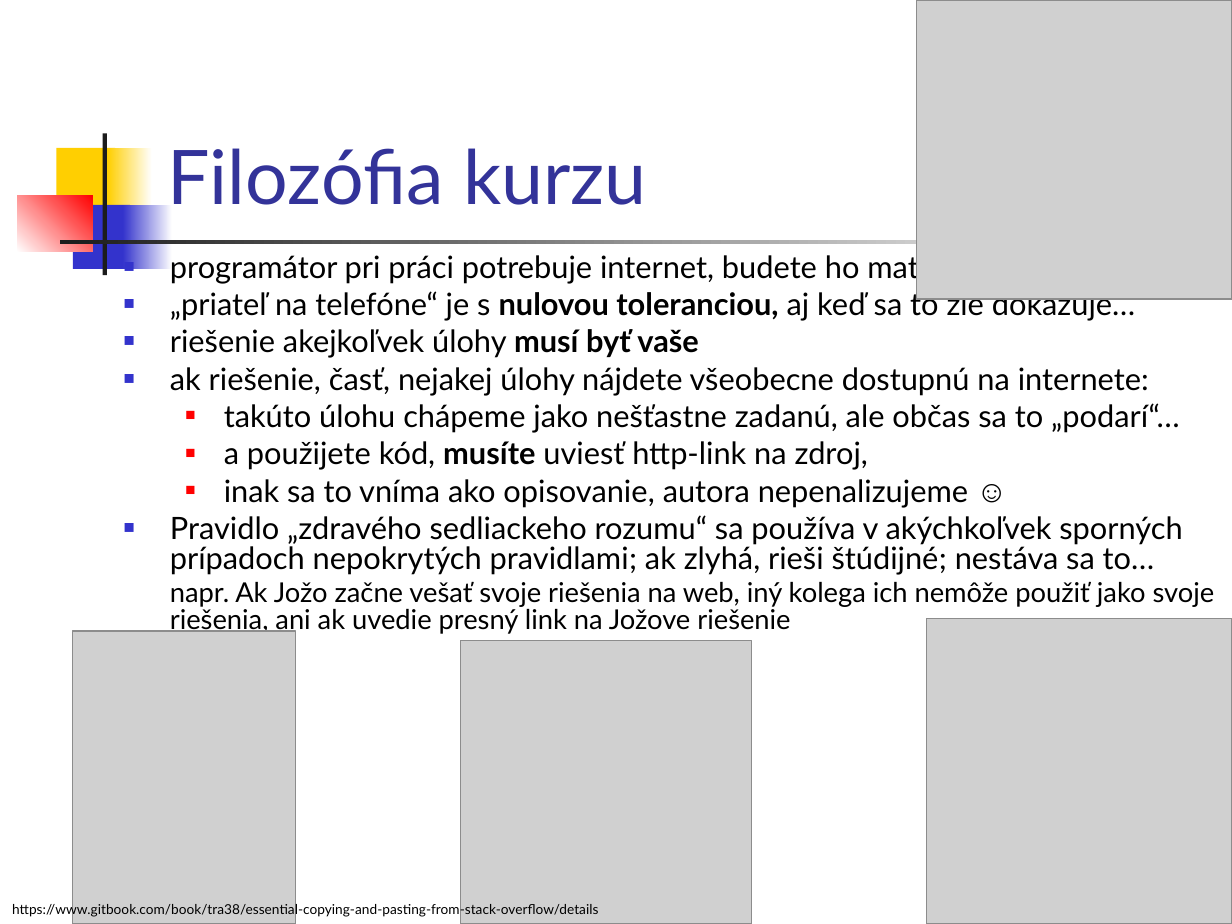
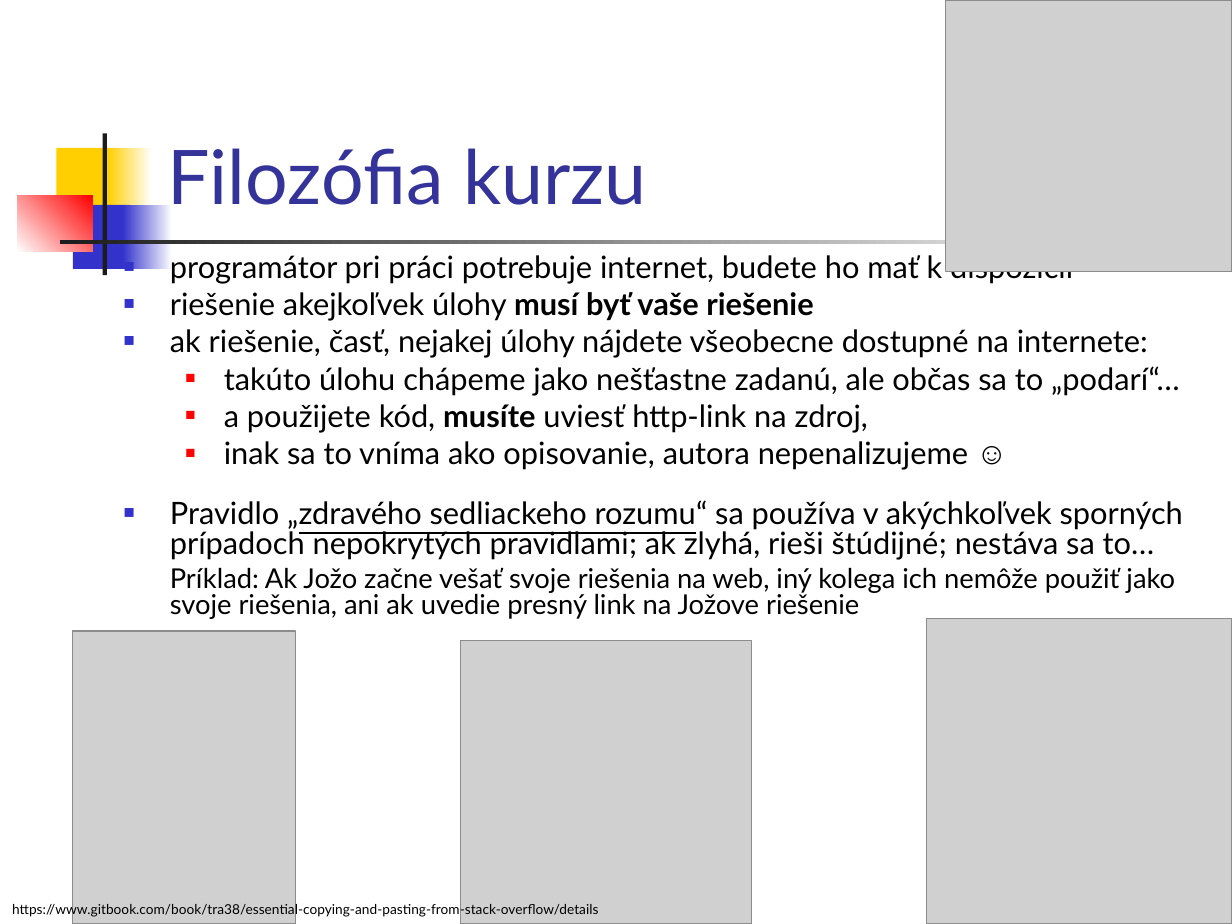
Before and after one commit to Programovanie4/Prednasky, a slide deck: slide 4 of 01/01_java.ppt. Drawn at 1232x924 pixels with LibreOffice and Linux fonts; fonts in the diff are those of the drawing; grey boxes stand for pictures. Boxes give left, top, right and bottom in pixels: in the first picture for what was removed or moved away, otherwise in the second. Text is boxed around its words. In the diff, an @@ line names an element or a change of style, - is before the commit and + after.

```diff
--- a/01/01_java.ppt
+++ b/01/01_java.ppt
@@ picture: place and size @@
-picture at [917,0,1232,299]
+picture at [946,0,1232,271]
@@ text at [170,292,1148,358]: text changed @@
-■ „priateľ na telefóne“ je s nulovou toleranciou, aj keď sa to zle dokazuje…
-■ riešenie akejkoľvek úlohy musí byť vaše
-■ ak riešenie, časť, nejakej úlohy nájdete všeobecne dostupnú na internete:
+■ riešenie akejkoľvek úlohy musí byť vaše riešenie
+■ ak riešenie, časť, nejakej úlohy nájdete všeobecne dostupné na internete:
@@ text at [170,500,1183,560]: underline on in "„zdravého sedliackeho rozumu“" @@
@@ text at [170,567,1175,619]: text changed @@
-napr. Ak Jožo začne vešať svoje riešenia na web, iný kolega ich nemôže použiť jako svoje riešenia, ani ak uvedie presný link na Jožove riešenie
+Príklad: Ak Jožo začne vešať svoje riešenia na web, iný kolega ich nemôže použiť jako svoje riešenia, ani ak uvedie presný link na Jožove riešenie
```
Also in this commit, not shown: 10 other slides changed, 1 slide added, 5 other files.
